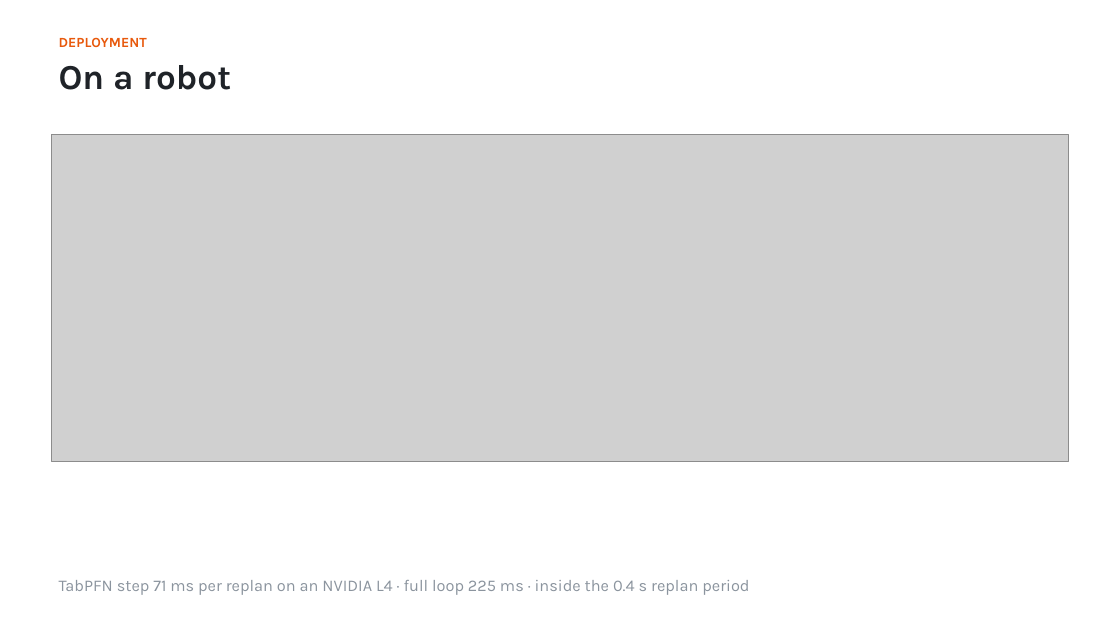
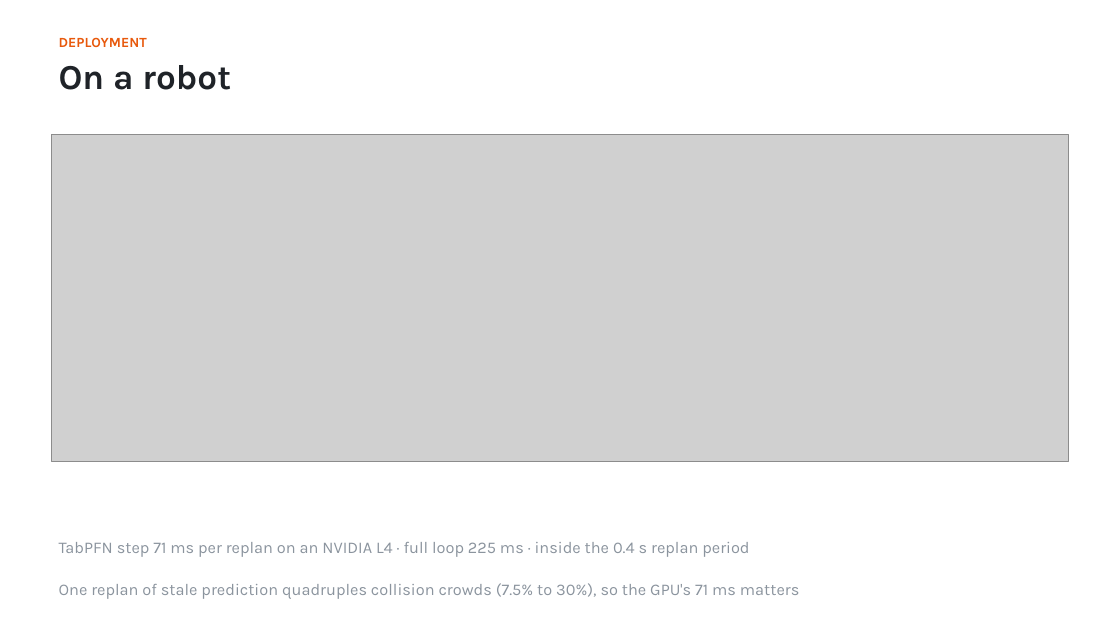
Before and after one commit to shiinalight/Foresight, a slide deck: slide 13 of deck/Foresight.pptx. Drawn at 1120x630 pixels with LibreOffice and Linux fonts; fonts in the diff are those of the drawing; grey boxes stand for pictures. Boxes give left, top, right and bottom in pixels: in the first picture for what was removed or moved away, otherwise in the second. Text is boxed around its words. In the diff, an @@ line names an element or a change of style, - is before the commit and + after.

```diff
--- a/deck/Foresight.pptx
+++ b/deck/Foresight.pptx
@@ text "TabPFN step 71 ms per ...": place and size @@
-text "TabPFN step 71 ms per ..." at box(59, 580, 749, 595)
+text "TabPFN step 71 ms per ..." at box(59, 542, 749, 557)
@@ text added at box(59, 583, 799, 599), 14 pt, text #8B949E @@
+One replan of stale prediction quadruples collision crowds (7.5% to 30%), so the GPU's 71 ms matters
```
Also in this commit, not shown: 1 other slide changed, 2 other files.
